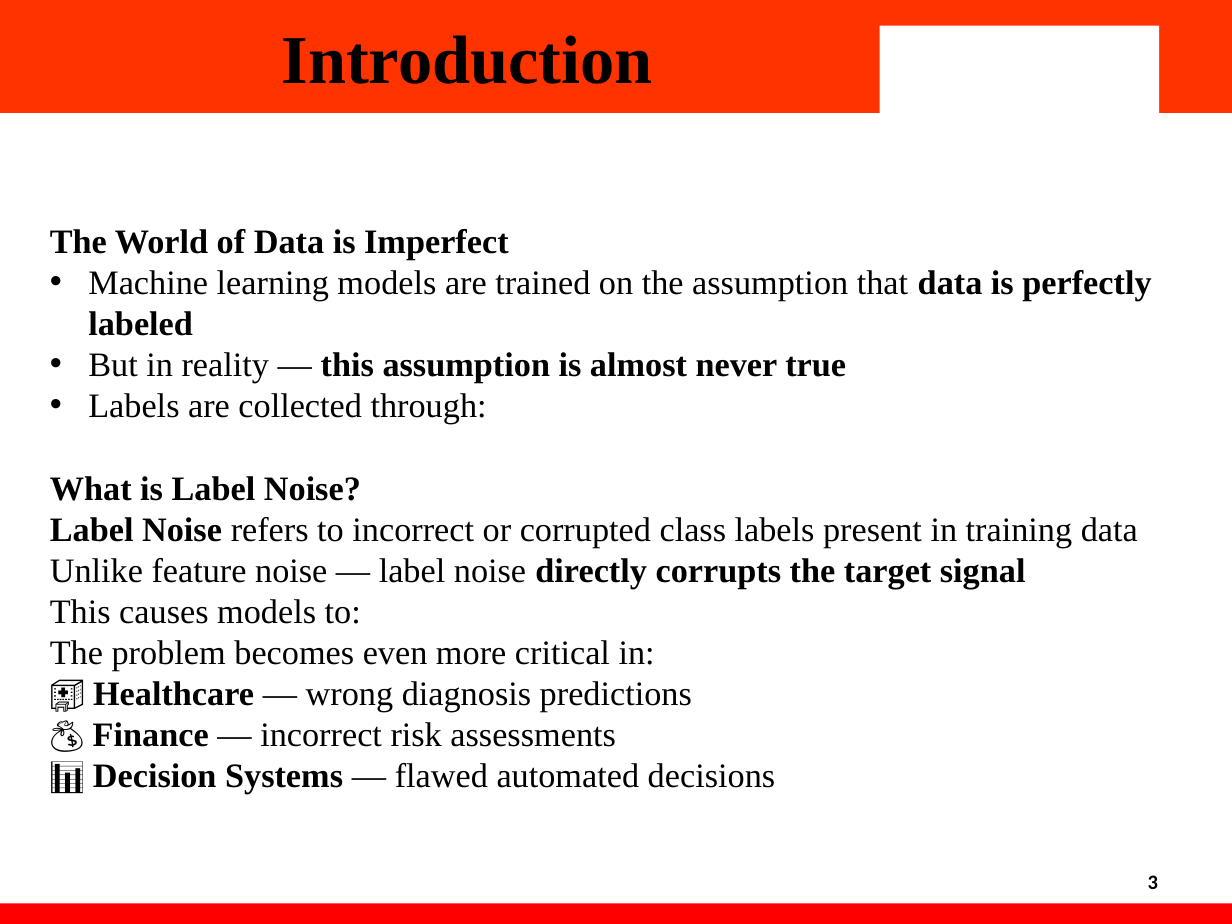
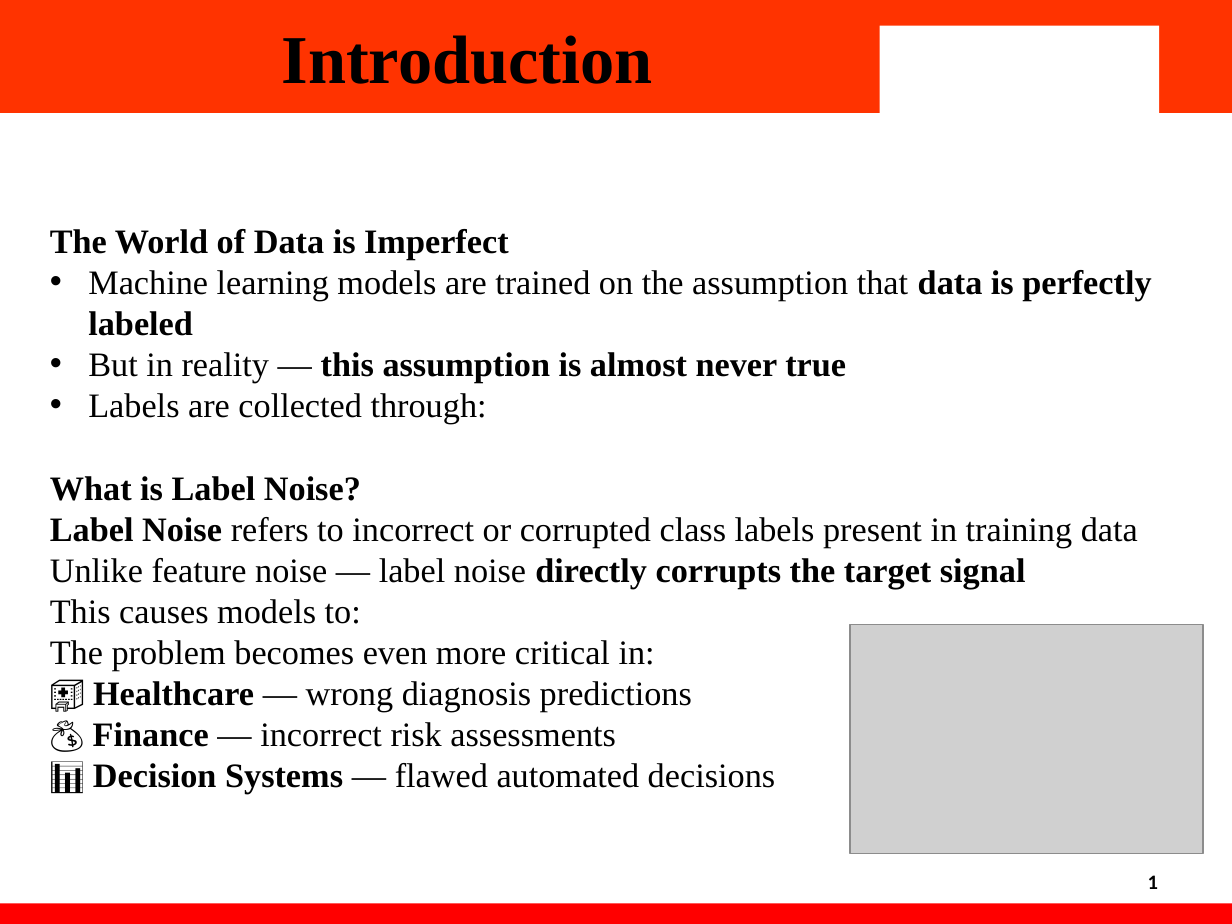
Before and after one commit to GarimaKhanijo/2210990313_2210990344_2210990310_2210990291, a slide deck: slide 3 of documents/Project_Ppt.pptx. Drawn at 1232x924 pixels with LibreOffice and Linux fonts; fonts in the diff are those of the drawing; grey boxes stand for pictures; background and template pictures are left out. Boxes give left, top, right and bottom in pixels: in the first picture for what was removed or moved away, otherwise in the second. Text is boxed around its words. In the diff, an @@ line names an element or a change of style, - is before the commit and + after.

```diff
--- a/documents/Project_Ppt.pptx
+++ b/documents/Project_Ppt.pptx
@@ picture added at (x1=850, y1=625, x2=1202, y2=854) @@
@@ text at (x1=1148, y1=875, x2=1158, y2=889): text changed @@
-3
+1
```
Also in this commit, not shown: 8 other slides changed, 1 other file.
